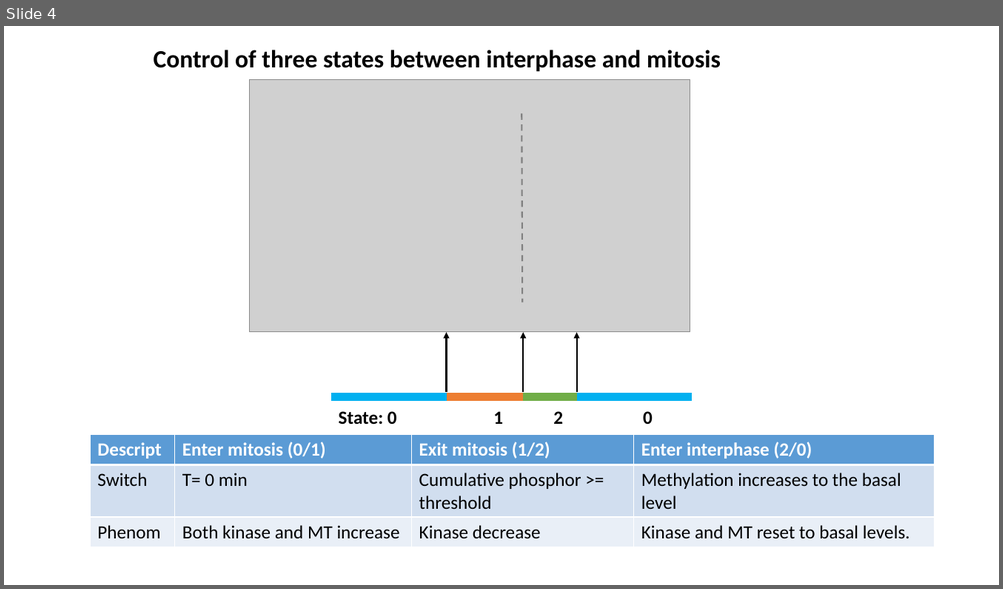
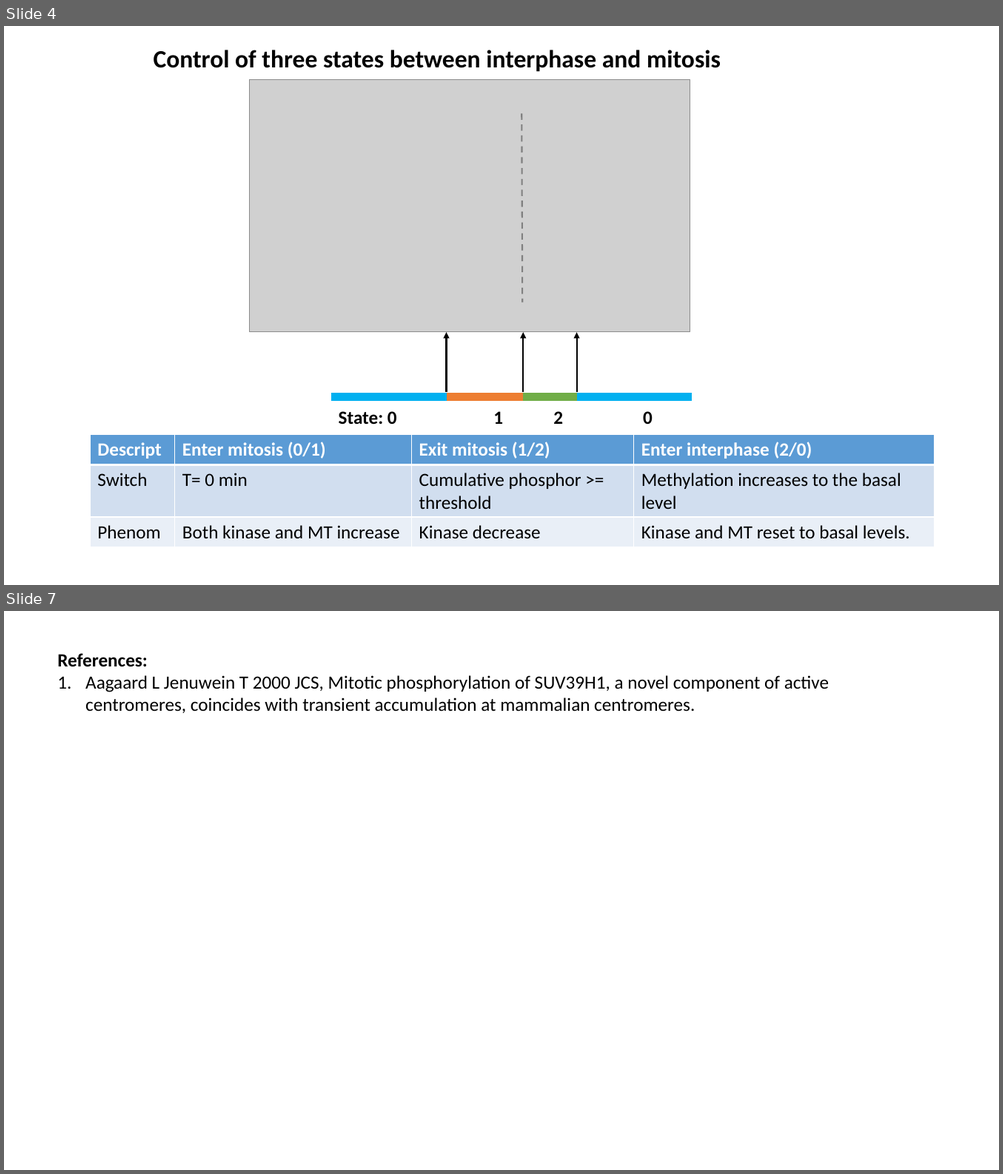
Before and after one commit to lu6007/fluocell, a slide deck: app/model/result_0211_2017.pptx. Shown one above the other, each under a label of ours: slide 4 before the commit, slides 4 and 7 after it; the slides between them are not shown. The pictures are 1003x589 and 1003x1174 pixels, drawn with LibreOffice and Linux fonts; fonts in the diff are those of the drawing; grey boxes stand for pictures. Boxes give left, top, right and bottom in pixels: in the first picture for what was removed or moved away, otherwise in the second. Text is boxed around its words. In the diff, an @@ line names an element or a change of style, - is before the commit and + after.

```diff
--- a/app/model/result_0211_2017.pptx
+++ b/app/model/result_0211_2017.pptx
@@ slide 7 added at (4, 611, 999, 1170), background #FFFFFF @@
@@ text added at (57, 653, 828, 713), 18 pt, text #000000 @@
+References:
+1. Aagaard L Jenuwein T 2000 JCS, Mitotic phosphorylation of SUV39H1, a novel component of active centromeres, coincides with transient accumulation at mammalian centromeres.
```
Also in this commit, not shown: 7 slides changed, 1 slide removed, 4 other files.
